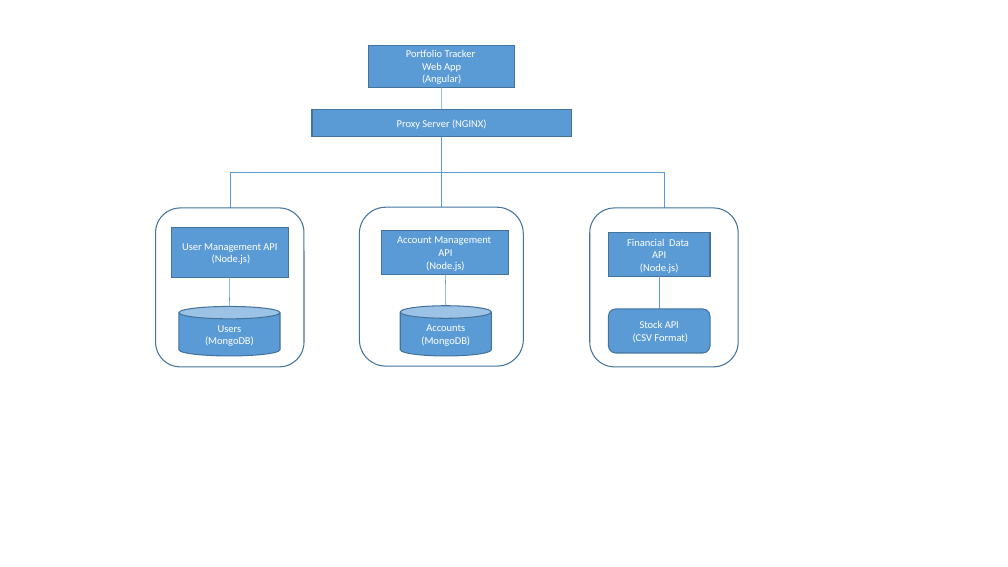
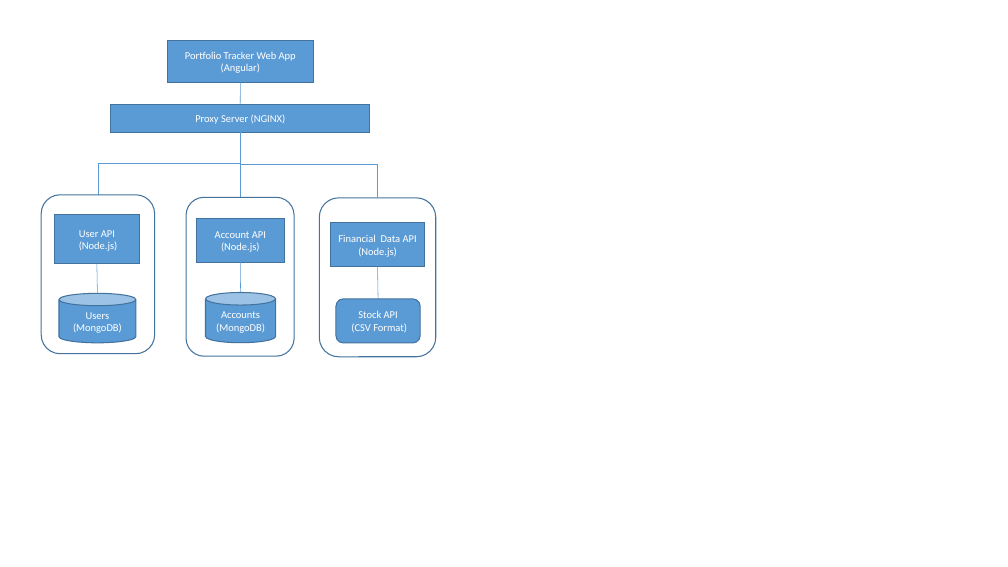
Before and after one commit to bchan01/portfolio-tracker, a slide deck: slide 1 of docs/PT_Architecture.pptx. Drawn at 1008x567 pixels with LibreOffice and Linux fonts; fonts in the diff are those of the drawing. Boxes give left, top, right and bottom in pixels: in the first picture for what was removed or moved away, otherwise in the second. Text is boxed around its words. In the diff, an @@ line names an element or a change of style, - is before the commit and + after.

```diff
--- a/docs/PT_Architecture.pptx
+++ b/docs/PT_Architecture.pptx
@@ text in rectangle at [185, 52, 296, 61]: text changed @@
-Portfolio Tracker
-Web App
+Portfolio Tracker Web App
@@ 2 rectangles, 1 line: place and size @@
-2 rectangles, 1 line at [312, 45, 572, 137]
+2 rectangles, 1 line at [110, 40, 370, 132]
@@ elbow line moved from (442, 137) - (230, 208) to (240, 132) - (98, 195) @@
@@ elbow line moved from (442, 137) - (442, 207) to (240, 132) - (240, 197) @@
@@ elbow line moved from (442, 137) - (664, 208) to (240, 131) - (377, 197) @@
@@ rounded rectangle: place and size @@
-rounded rectangle at [156, 208, 304, 367]
+rounded rectangle at [42, 195, 155, 354]
@@ rounded rectangle: place and size @@
-rounded rectangle at [359, 207, 523, 366]
+rounded rectangle at [186, 197, 294, 356]
@@ rounded rectangle: place and size @@
-rounded rectangle at [590, 208, 738, 367]
+rounded rectangle at [319, 198, 436, 357]
@@ rectangle "User API": place and size @@
-rectangle "User API" at [172, 228, 289, 278]
+rectangle "User API" at [54, 215, 139, 265]
@@ text in rectangle at [79, 230, 115, 237]: text changed @@
-User Management API
+User API
@@ rectangle "Account API": place and size @@
-rectangle "Account API" at [382, 231, 509, 274]
+rectangle "Account API" at [197, 219, 285, 262]
@@ text in rectangle at [215, 231, 266, 238]: text changed @@
-Account Management
-API
+Account API
@@ rectangle "Financial Data API": place and size @@
-rectangle "Financial Data API" at [609, 233, 710, 277]
+rectangle "Financial Data API" at [330, 222, 425, 266]
@@ text in rectangle at [338, 234, 417, 242]: text changed @@
-Financial Data
-API
+Financial Data API
@@ line moved from (230, 278) - (229, 306) to (97, 264) - (98, 293) @@
@@ line moved from (445, 274) - (446, 306) to (240, 262) - (240, 293) @@
@@ line moved from (659, 277) - (659, 309) to (377, 266) - (378, 299) @@
@@ cylinder "Users": place and size @@
-cylinder "Users" at [179, 306, 281, 355]
+cylinder "Users" at [59, 293, 136, 343]
@@ cylinder "Accounts": place and size @@
-cylinder "Accounts" at [400, 306, 492, 355]
+cylinder "Accounts" at [206, 293, 276, 343]
@@ rounded rectangle "Stock API": place and size @@
-rounded rectangle "Stock API" at [609, 309, 710, 353]
+rounded rectangle "Stock API" at [336, 299, 420, 343]
```
Also in this commit, not shown: 1 other file.
